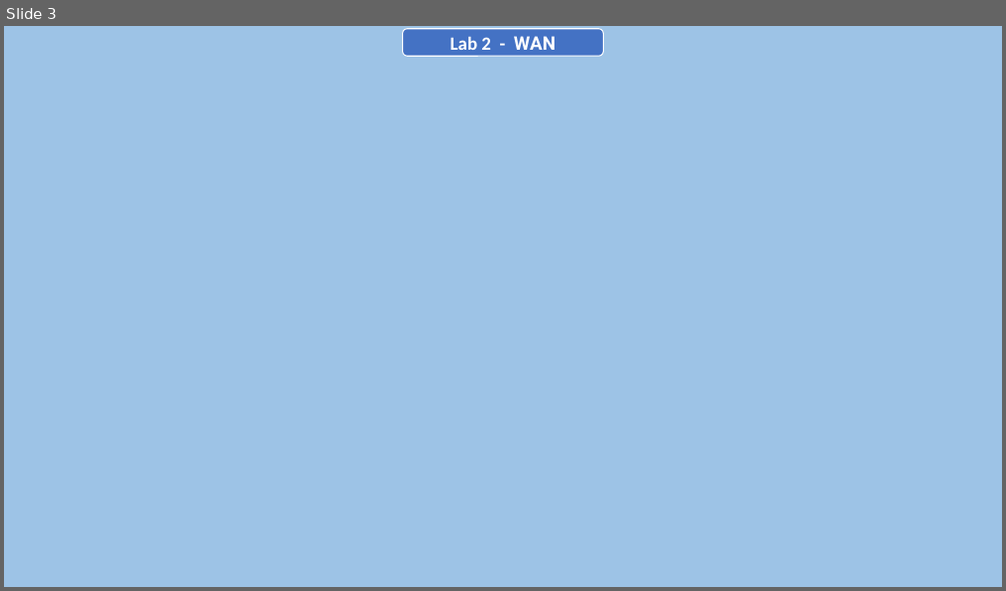
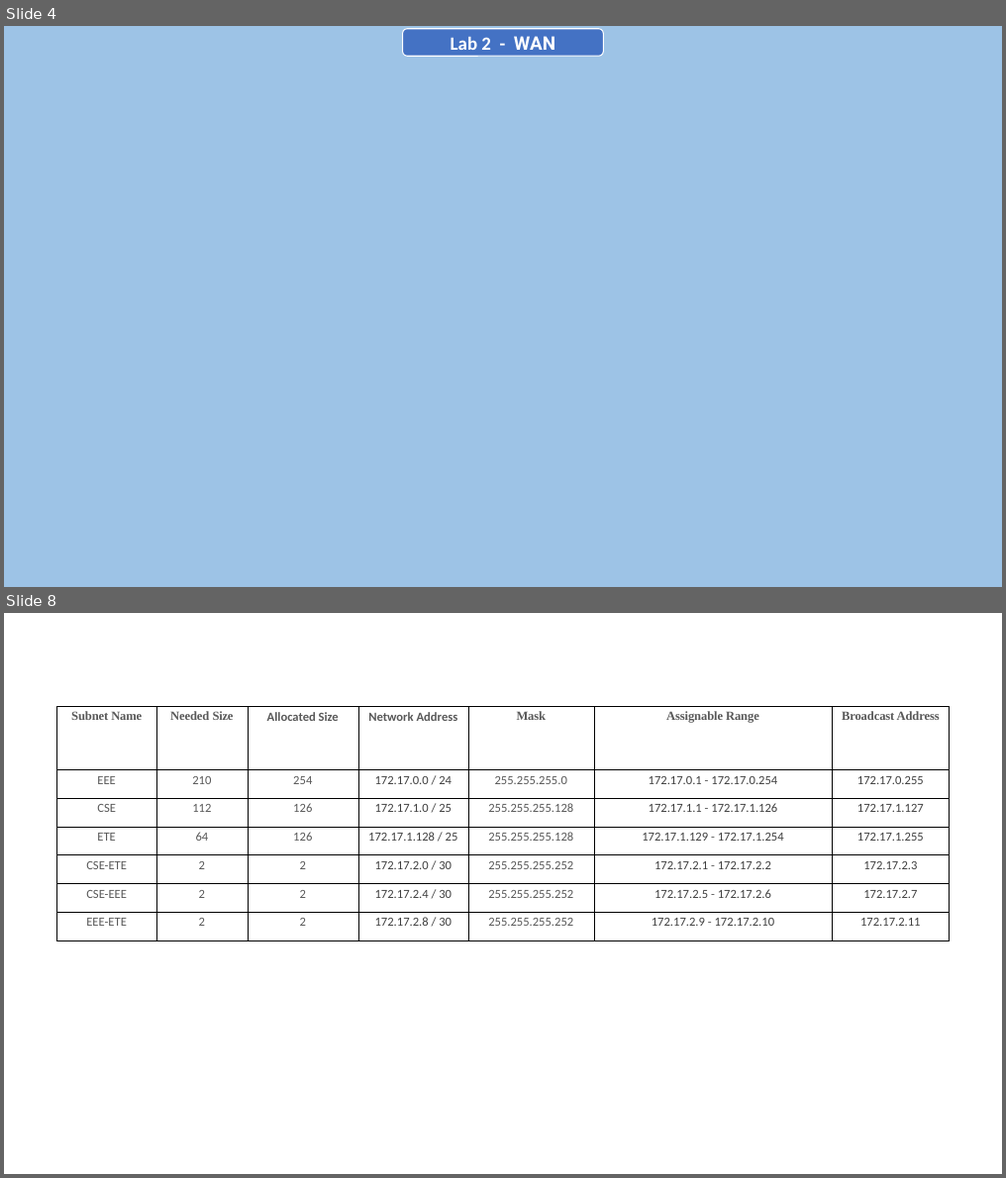
Before and after one commit to AntorPi314/MySave, a slide deck: Lab/Networking Lab/Final Assignment/Networking Lab (Final).pptx. Shown one above the other, each under a label of ours: slide 3 before the commit, slides 4 and 8 after it; the slides between them are not shown. The pictures are 1006x591 and 1006x1178 pixels, drawn with LibreOffice and Linux fonts; fonts in the diff are those of the drawing; background and template pictures are left out. Boxes give left, top, right and bottom in pixels: in the first picture for what was removed or moved away, otherwise in the second. Text is boxed around its words. In the diff, an @@ line names an element or a change of style, - is before the commit and + after.

Commit message:
networking lab-4

```diff
--- a/Lab/Networking Lab/Final Assignment/Networking Lab (Final).pptx
+++ b/Lab/Networking Lab/Final Assignment/Networking Lab (Final).pptx
@@ slide 8 added at box(4, 613, 1002, 1174), background #FFFFFF @@
@@ table added at box(57, 707, 949, 941), 7 rows, 7 columns @@
+Subnet Name | Needed Size | Allocated Size | Network Address | Mask | Assignable Range | Broadcast Address
+EEE | 210 | 254 | 172.17.0.0 / 24 | 255.255.255.0 | 172.17.0.1 - 172.17.0.254 | 172.17.0.255
+CSE | 112 | 126 | 172.17.1.0 / 25 | 255.255.255.128 | 172.17.1.1 - 172.17.1.126 | 172.17.1.127
+ETE | 64 | 126 | 172.17.1.128 / 25 | 255.255.255.128 | 172.17.1.129 - 172.17.1.254 | 172.17.1.255
+CSE-ETE | 2 | 2 | 172.17.2.0 / 30 | 255.255.255.252 | 172.17.2.1 - 172.17.2.2 | 172.17.2.3
+CSE-EEE | 2 | 2 | 172.17.2.4 / 30 | 255.255.255.252 | 172.17.2.5 - 172.17.2.6 | 172.17.2.7
+EEE-ETE | 2 | 2 | 172.17.2.8 / 30 | 255.255.255.252 | 172.17.2.9 - 172.17.2.10 | 172.17.2.11
@@ what was slide 3 is now slide 4 @@
```
Also in this commit, not shown: 2 slides changed, 15 other slides added, 4 other files.
